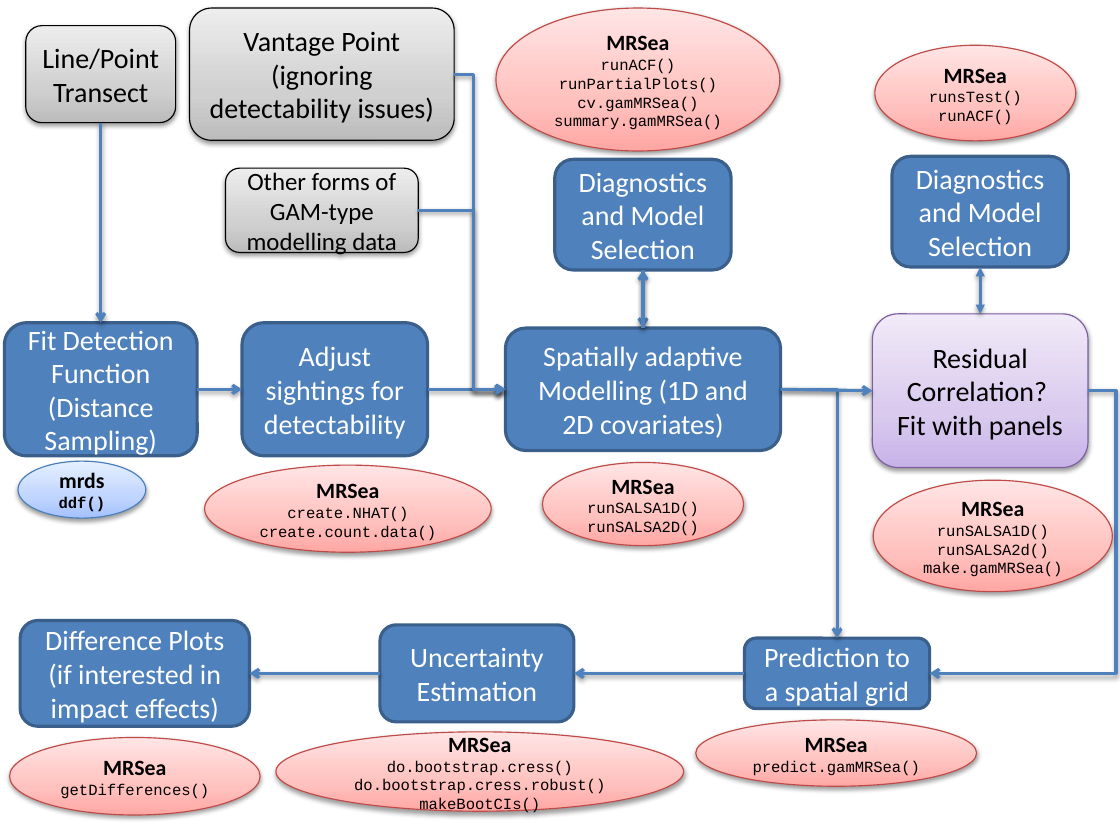
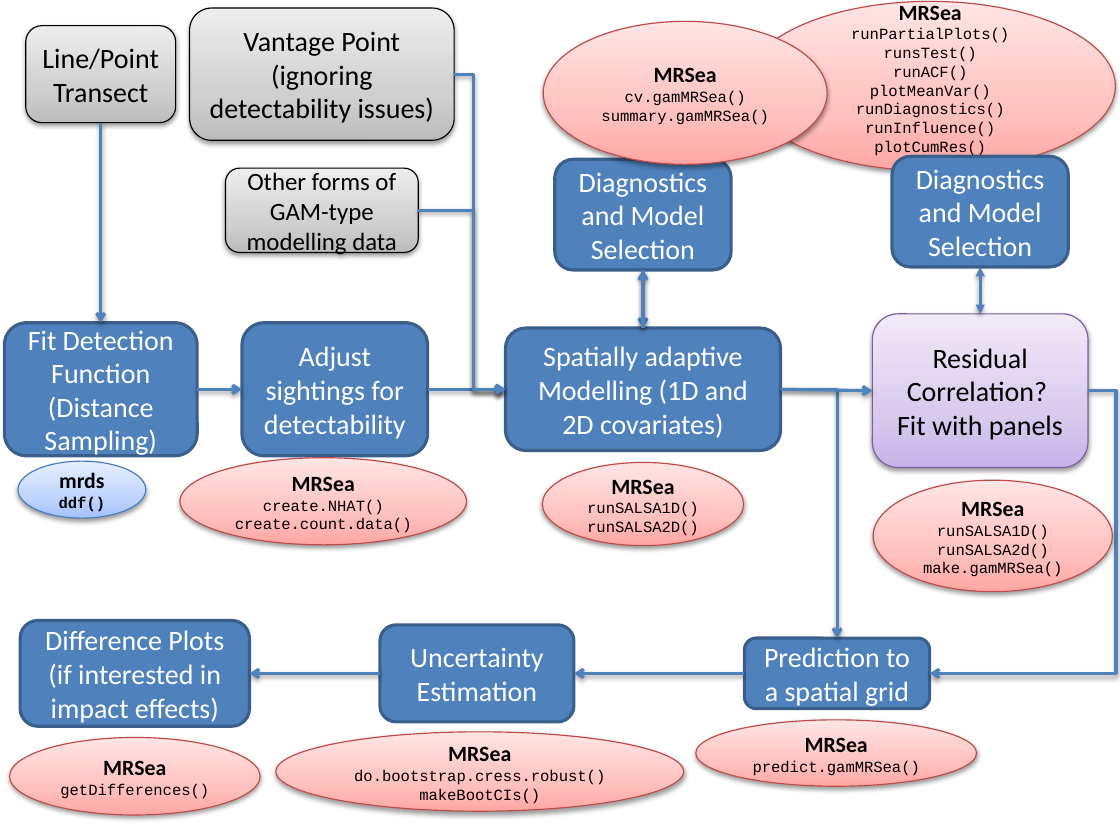
Before and after one commit to lindesaysh/MRSea, a slide deck: slide 1 of MRSea_workflow.pptx. Drawn at 1120x840 pixels with LibreOffice and Linux fonts; fonts in the diff are those of the drawing. Boxes give left, top, right and bottom in pixels: in the first picture for what was removed or moved away, otherwise in the second. Text is boxed around its words. In the diff, an @@ line names an element or a change of style, - is before the commit and + after.

```diff
--- a/MRSea_workflow.pptx
+++ b/MRSea_workflow.pptx
@@ ellipse "MRSea": place and size @@
-ellipse "MRSea" at (496, 8, 781, 151)
+ellipse "MRSea" at (543, 21, 828, 165)
@@ ellipse "MRSea": place and size @@
-ellipse "MRSea" at (875, 45, 1075, 140)
+ellipse "MRSea" at (745, 1, 1116, 170)
@@ text in ellipse at (851, 28, 1009, 43): paragraph added @@
+runPartialPlots()
@@ text in ellipse at (559, 59, 717, 93): paragraphs removed @@
-runACF()
-runPartialPlots()
@@ text in ellipse at (856, 84, 1005, 157): paragraphs added @@
+plotMeanVar()
+runDiagnostics()
+runInfluence()
+plotCumRes()
@@ ellipse "MRSea": place and size @@
-ellipse "MRSea" at (205, 465, 492, 552)
+ellipse "MRSea" at (180, 458, 467, 545)
@@ text in ellipse at (387, 760, 573, 776): paragraph removed @@
-do.bootstrap.cress()
```
Also in this commit, not shown: 1 other file.
